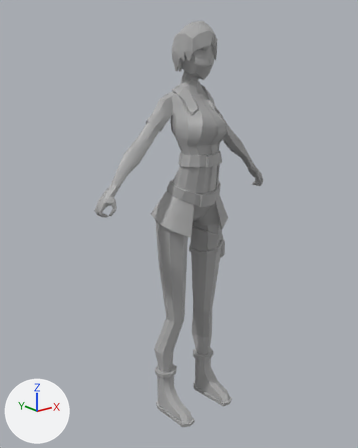
A saved change to the FBX model Assets/Sample/Animation/Nurse/Nurse_die.fbx.
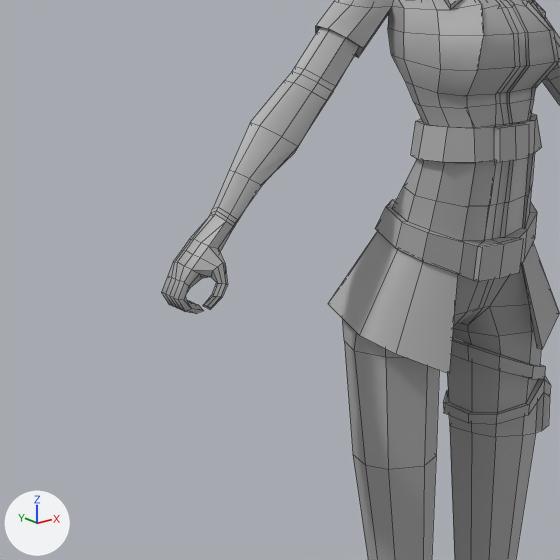
Each version is shown whole from a camera (50 mm lens) standing at (-0.59, -0.703, 0.353) and looking at (-0.014, 0.018, 0.064), then close up on the part from 11% to 64% of the width and 25% to 67% of the height. The axes (+X, +Y, +Z) are drawn at lower left. The lights are the same throughout. The close-ups show mesh edges as thin lines. Where no turn or scale is listed for an object, it has been applied to the vertices.

Before the edit, the objects in view are built like this:
```python
me_mesh = bpy.data.meshes.new('Mesh')
me_mesh.from_pydata(...)  # 1409 vertices, 1413 faces; spans x -0.199..0.199, y -0.069..0.07, z -0.332..0.429
me_mesh.materials.append(mat_standardsurface1)  # grey #aaaaaa
ob_women_3__pcube5 = bpy.data.objects.new('Women_3_:pCube5', me_mesh)
ob_women_3__pcube5.location = (0.0, 0.0, 0.0)
```
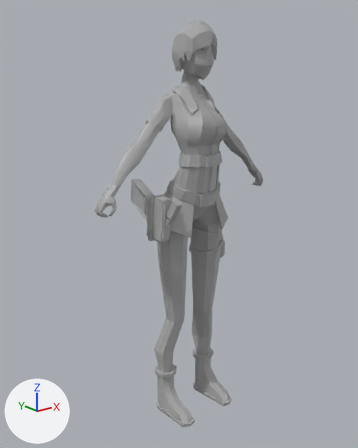
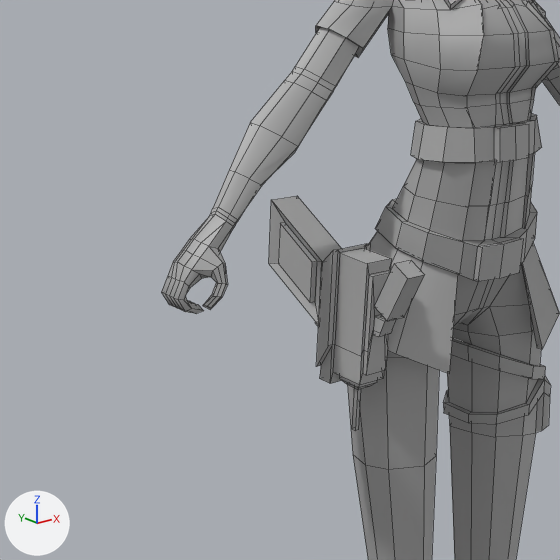
Location of each change, [x1, y1, x2, y2] in pixels of the close-ups (560 x 560 px):
'weapon9:pCube3', added
    after: [269, 196, 424, 430]

The edits, one by one:
Mesh me_mesh_1 is new.
It has 130 vertices, 121 faces and spans x -0.015..0.0175, y -0.067..0.0563, z -0.0308..0.104.
It uses material mat_standardsurface1 (grey #aaaaaa).
Object 'weapon9:pCube3' (ob_weapon9_pcube3) is new; it shows me_mesh_1.
Its location is (-0.086, 0.0, 0.0542).
